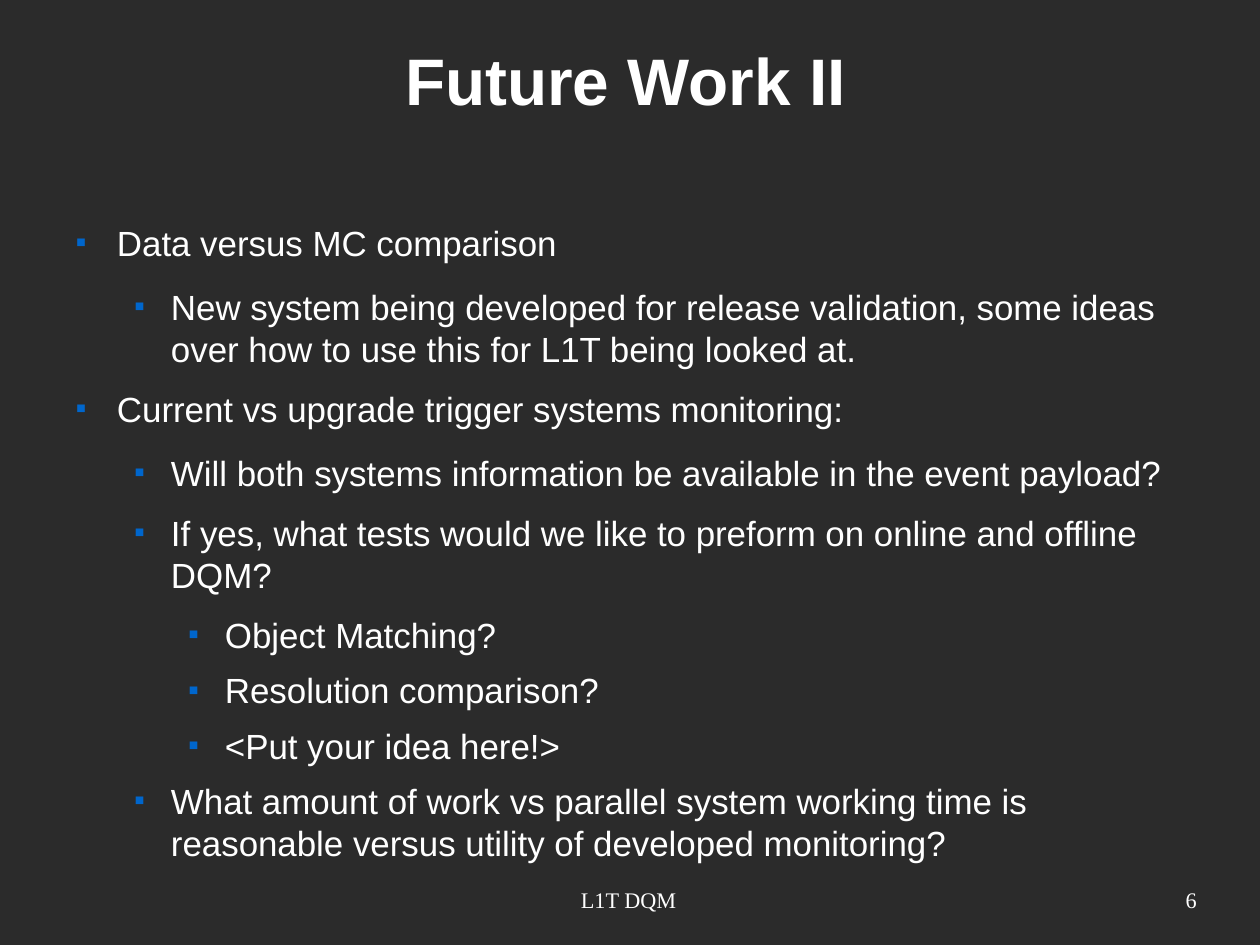
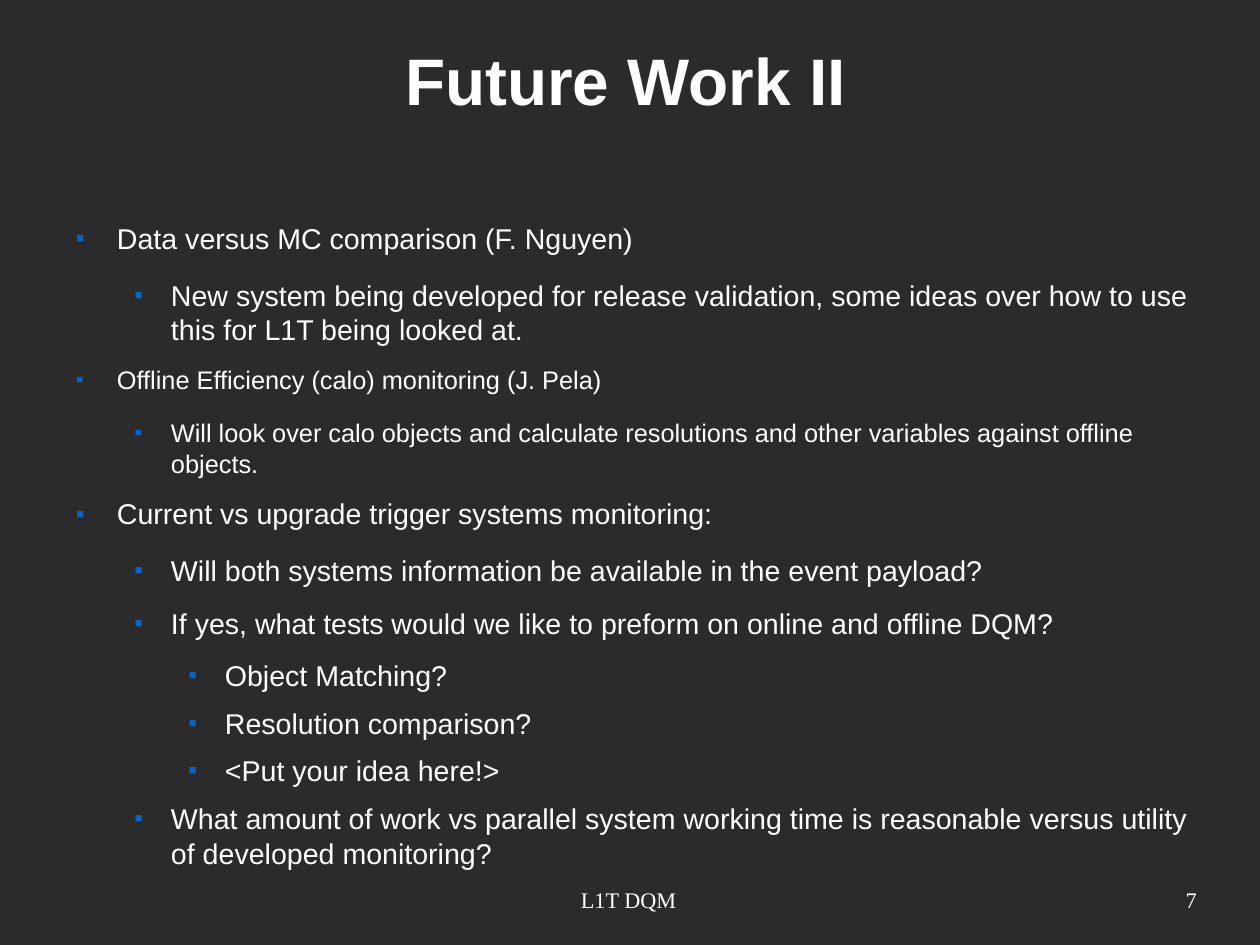
Before and after one commit to joaopela/WorkPresentations, a slide deck: slide 7 of cms/L1_TC_DPG/2013-10-22/L1_TC_DPG_2013-10-22_JPela.odp (slide 6 before the commit). Drawn at 1260x945 pixels with LibreOffice and Linux fonts; fonts in the diff are those of the drawing; background and template pictures are left out; a plain dark background stands for a picture behind light text. Boxes give left, top, right and bottom in pixels: in the first picture for what was removed or moved away, otherwise in the second. Text is boxed around its words. In the diff, an @@ line names an element or a change of style, - is before the commit and + after.

```diff
--- a/cms/L1_TC_DPG/2013-10-22/L1_TC_DPG_2013-10-22_JPela.odp
+++ b/cms/L1_TC_DPG/2013-10-22/L1_TC_DPG_2013-10-22_JPela.odp
@@ text at bbox=[117, 228, 633, 255]: text changed; size 22 to 18 pt @@
-■ Data versus MC comparison
+■ Data versus MC comparison (F. Nguyen)
@@ text at bbox=[117, 285, 1187, 835]: size 22 to 18 pt in "New system being developed for release validation, ...", "Current vs upgrade trigger systems monitoring:", "Will both systems information be available in ...", "If yes, what tests would we like ..." and 4 more places @@
@@ text at bbox=[171, 423, 1133, 478]: paragraphs added @@
+■ Offline Efficiency (calo) monitoring (J. Pela)
+  ■ Will look over calo objects and calculate resolutions and other variables against offline objects.
@@ page number at bbox=[1186, 893, 1197, 908]: text changed @@
-6
+7
```
Also in this commit, not shown: 2 other slides changed, 1 slide added, 1 other file.
